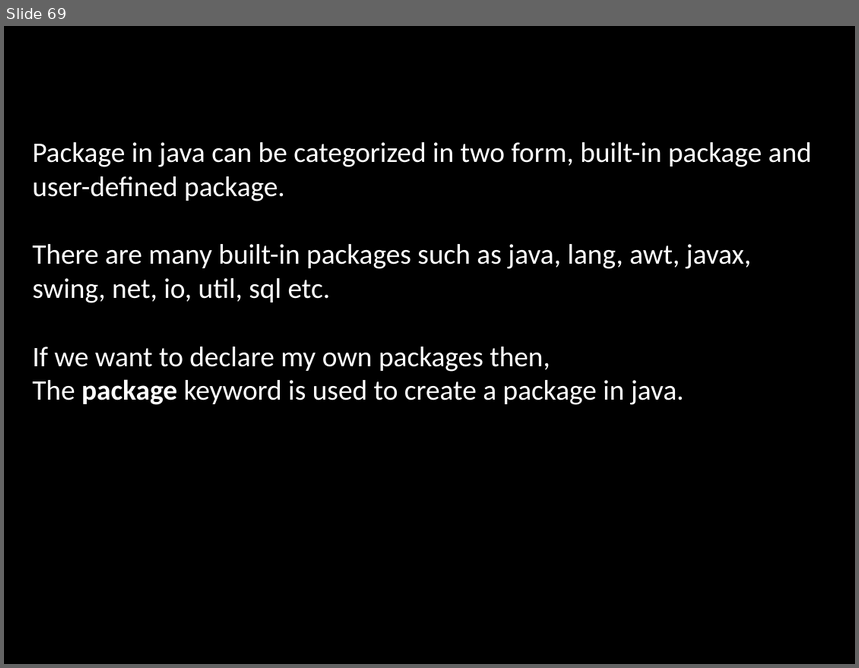
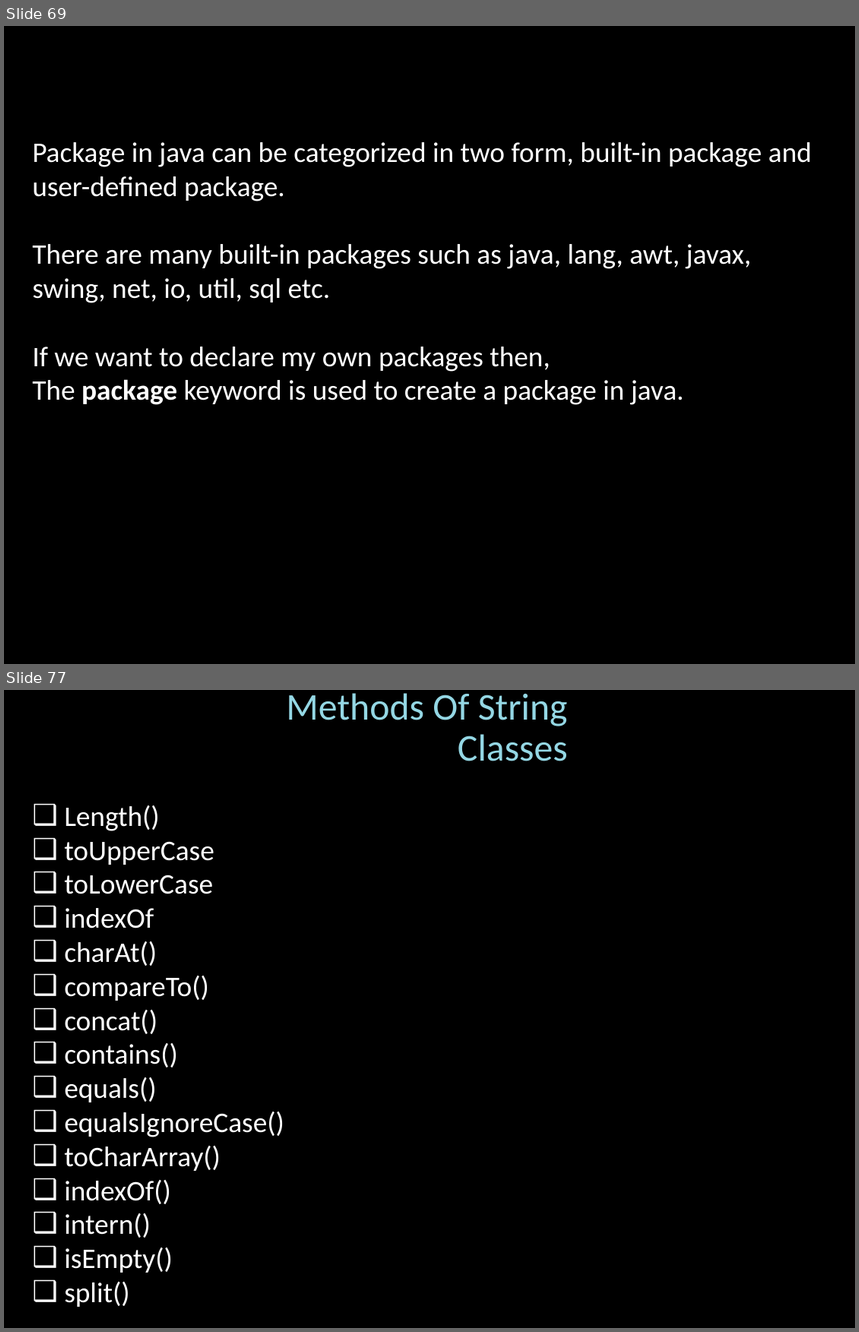
Before and after one commit to shubh1407/JavaTutorials, a slide deck: java_ppt.pptx. Shown one above the other, each under a label of ours: slide 69 before the commit, slides 69 and 77 after it; the slides between them are not shown. The pictures are 859x668 and 859x1332 pixels, drawn with LibreOffice and Linux fonts; fonts in the diff are those of the drawing; background and template pictures are left out. Boxes give left, top, right and bottom in pixels: in the first picture for what was removed or moved away, otherwise in the second. Text is boxed around its words. In the diff, an @@ line names an element or a change of style, - is before the commit and + after.

```diff
--- a/java_ppt.pptx
+++ b/java_ppt.pptx
@@ slide 77 added at box(4, 690, 855, 1328), background picture (left out) @@
@@ subtitle added at box(286, 693, 568, 761), 32 pt, text gradient #9FDBE7 to #94D7E4 to #BFE7EF to #FFFFFF @@
+Methods Of String Classes
@@ text added at box(64, 806, 284, 1307), 24 pt, text #FFFFFF @@
+❑ Length()
+❑ toUpperCase
+❑ toLowerCase
+❑ indexOf
+❑ charAt()
+❑ compareTo()
+❑ concat()
+❑ contains()
+❑ equals()
+❑ equalsIgnoreCase()
+❑ toCharArray()
+❑ indexOf()
+❑ intern()
+❑ isEmpty()
+❑ split()
```
Also in this commit, not shown: 11 slides changed, 65 other slides added, 29 other files.
